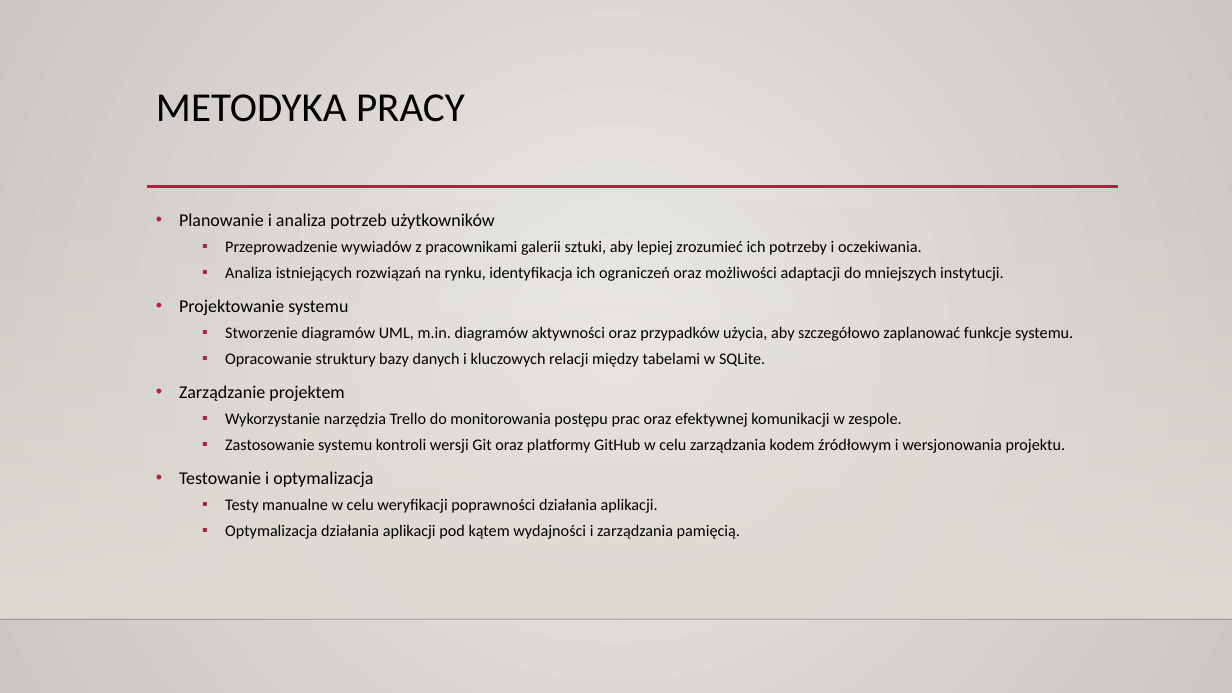
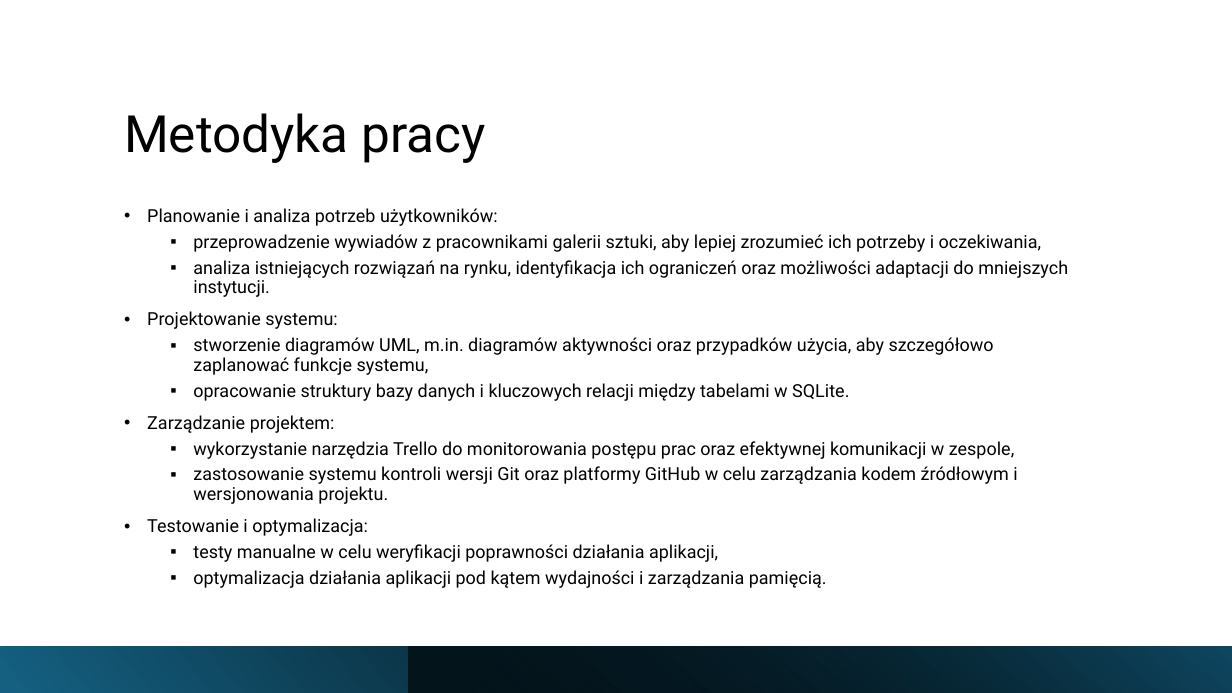
Before and after one commit to oliwiaglodek/MuzeumWPF, a slide deck: slide 9 of Prezentacja na obronę.pptx. Drawn at 1232x693 pixels with LibreOffice and Linux fonts; fonts in the diff are those of the drawing; background and template pictures are left out. Boxes give left, top, right and bottom in pixels: in the first picture for what was removed or moved away, otherwise in the second. Text is boxed around its words. In the diff, an @@ line names an element or a change of style, - is before the commit and + after.

```diff
--- a/Prezentacja na obronę.pptx
+++ b/Prezentacja na obronę.pptx
@@ background gradient #ECEAE7 to #CAC7C1 to #FFFFFF @@
@@ title "Metodyka pracy" at bbox=[124, 113, 485, 163]: vertical alignment top to bottom @@
@@ title at bbox=[124, 113, 485, 163]: text changed; size 32 to 40 pt; font Calibri to Roboto @@
-METODYKA PRACY
+Metodyka pracy
@@ rectangle removed at bbox=[0, 204, 1232, 619] @@
@@ text at bbox=[147, 208, 1068, 588]: text changed; size 12.6 to 14 pt; font Calibri to Roboto @@
-• Planowanie i analiza potrzeb użytkowników
-  ▪ Przeprowadzenie wywiadów z pracownikami galerii sztuki, aby lepiej zrozumieć ich potrzeby i oczekiwania.
-  ▪ Analiza istniejących rozwiązań na rynku, identyfikacja ich ograniczeń oraz możliwości adaptacji do mniejszych instytucji.
-• Projektowanie systemu
-  ▪ Stworzenie diagramów UML, m.in. diagramów aktywności oraz przypadków użycia, aby szczegółowo zaplanować funkcje systemu.
-  ▪ Opracowanie struktury bazy danych i kluczowych relacji między tabelami w SQLite.
-• Zarządzanie projektem
-  ▪ Wykorzystanie narzędzia Trello do monitorowania postępu prac oraz efektywnej komunikacji w zespole.
-  ▪ Zastosowanie systemu kontroli wersji Git oraz platformy GitHub w celu zarządzania kodem źródłowym i wersjonowania projektu.
-• Testowanie i optymalizacja
-  ▪ Testy manualne w celu weryfikacji poprawności działania aplikacji.
-  ▪ Optymalizacja działania aplikacji pod kątem wydajności i zarządzania pamięcią.
+• Planowanie i analiza potrzeb użytkowników:
+  ▪ przeprowadzenie wywiadów z pracownikami galerii sztuki, aby lepiej zrozumieć ich potrzeby i oczekiwania,
+  ▪ analiza istniejących rozwiązań na rynku, identyfikacja ich ograniczeń oraz możliwości adaptacji do mniejszych instytucji.
+• Projektowanie systemu:
+  ▪ stworzenie diagramów UML, m.in. diagramów aktywności oraz przypadków użycia, aby szczegółowo zaplanować funkcje systemu,
+  ▪ opracowanie struktury bazy danych i kluczowych relacji między tabelami w SQLite.
+• Zarządzanie projektem:
+  ▪ wykorzystanie narzędzia Trello do monitorowania postępu prac oraz efektywnej komunikacji w zespole,
+  ▪ zastosowanie systemu kontroli wersji Git oraz platformy GitHub w celu zarządzania kodem źródłowym i wersjonowania projektu.
+• Testowanie i optymalizacja:
+  ▪ testy manualne w celu weryfikacji poprawności działania aplikacji,
+  ▪ optymalizacja działania aplikacji pod kątem wydajności i zarządzania pamięcią.
@@ line removed from (147, 187) to (1118, 187) @@
@@ line removed from (0, 619) to (1232, 619) @@
@@ rectangle added at bbox=[0, 647, 1232, 693], fill gradient #156082 to #000000 @@
@@ rectangle added at bbox=[409, 647, 1232, 693], fill gradient #000000 to #104862 @@
```
Also in this commit, not shown: 20 other slides changed, 1 slide removed, 1 other file.
